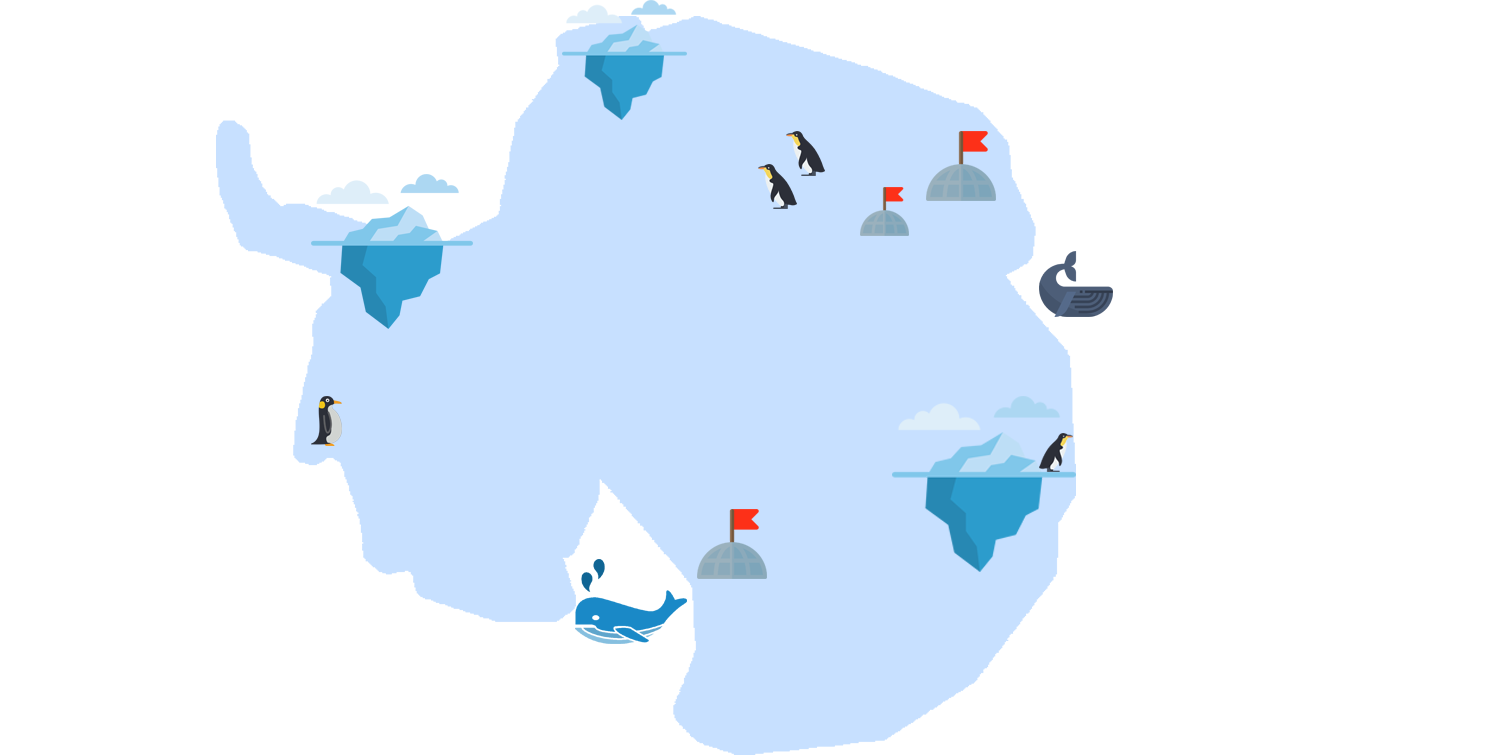
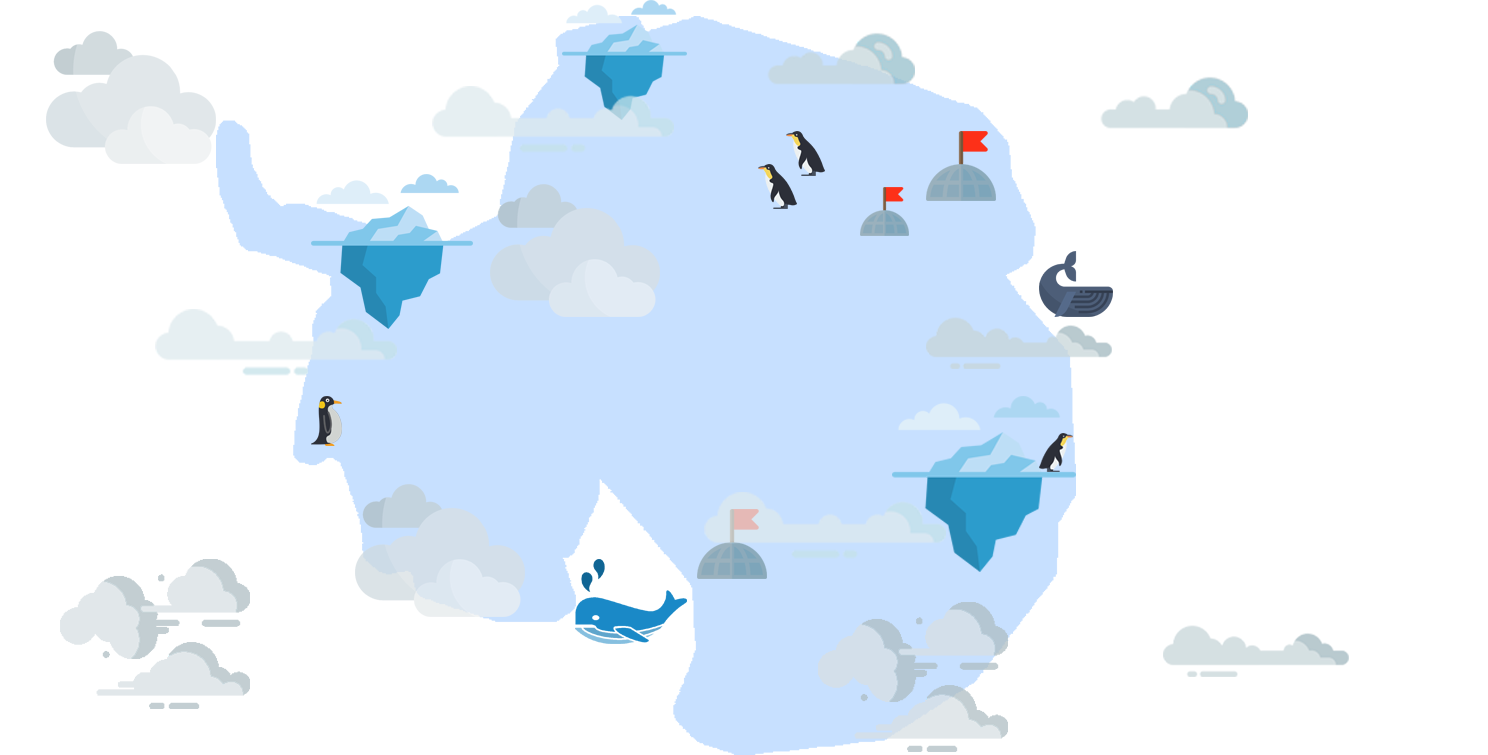
Two versions of the same layered image (1488x755). Layer-by-layer changes:
added group "clound" (74%) with 12 layers above "tedail" over [46, 31, 1349, 752]
added layer "Layer 5 copy" in group "clound" over [60, 559, 250, 709]
added layer "Layer 5" in group "clound" over [818, 602, 1008, 752]
added layer "Layer 4 copy" in group "clound" over [46, 31, 216, 164]
added layer "Layer 4 copy 2" in group "clound" over [490, 184, 660, 317]
added layer "Layer 4" in group "clound" over [355, 484, 525, 617]
added layer "Layer 3 copy" in group "clound" over [1163, 625, 1349, 677]
added layer "Layer 3" in group "clound" over [926, 317, 1112, 369]
added layer "Layer 2 copy" in group "clound" over [1100, 76, 1248, 129]
added layer "Layer 2" in group "clound" over [767, 32, 915, 85]
added layer "Layer 1 copy" in group "clound" over [704, 492, 946, 559]
added layer "Layer 1 copy 2" in group "clound" over [155, 309, 397, 376]
added layer "Layer 1" in group "clound" over [432, 86, 674, 153]
